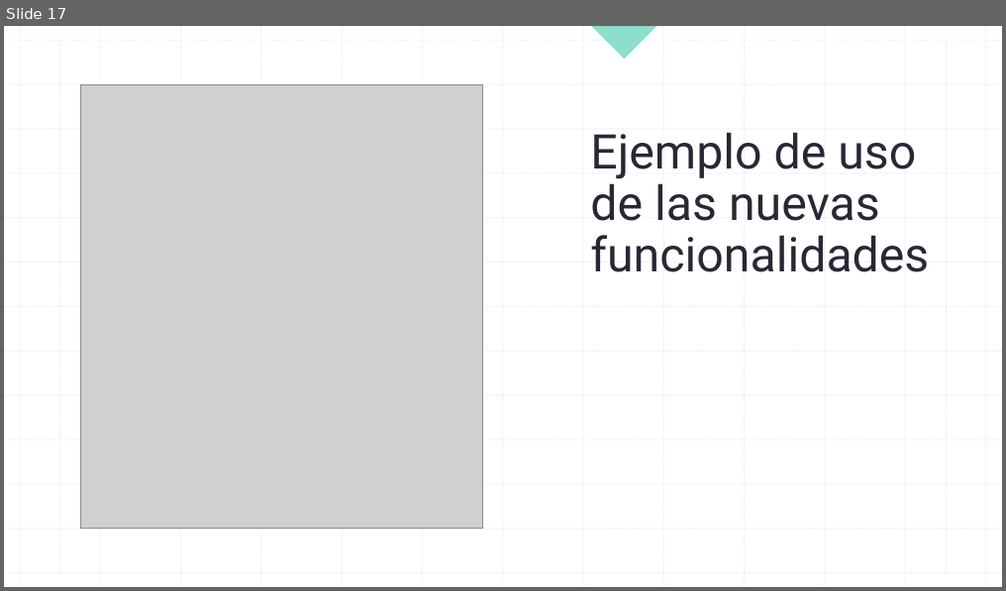
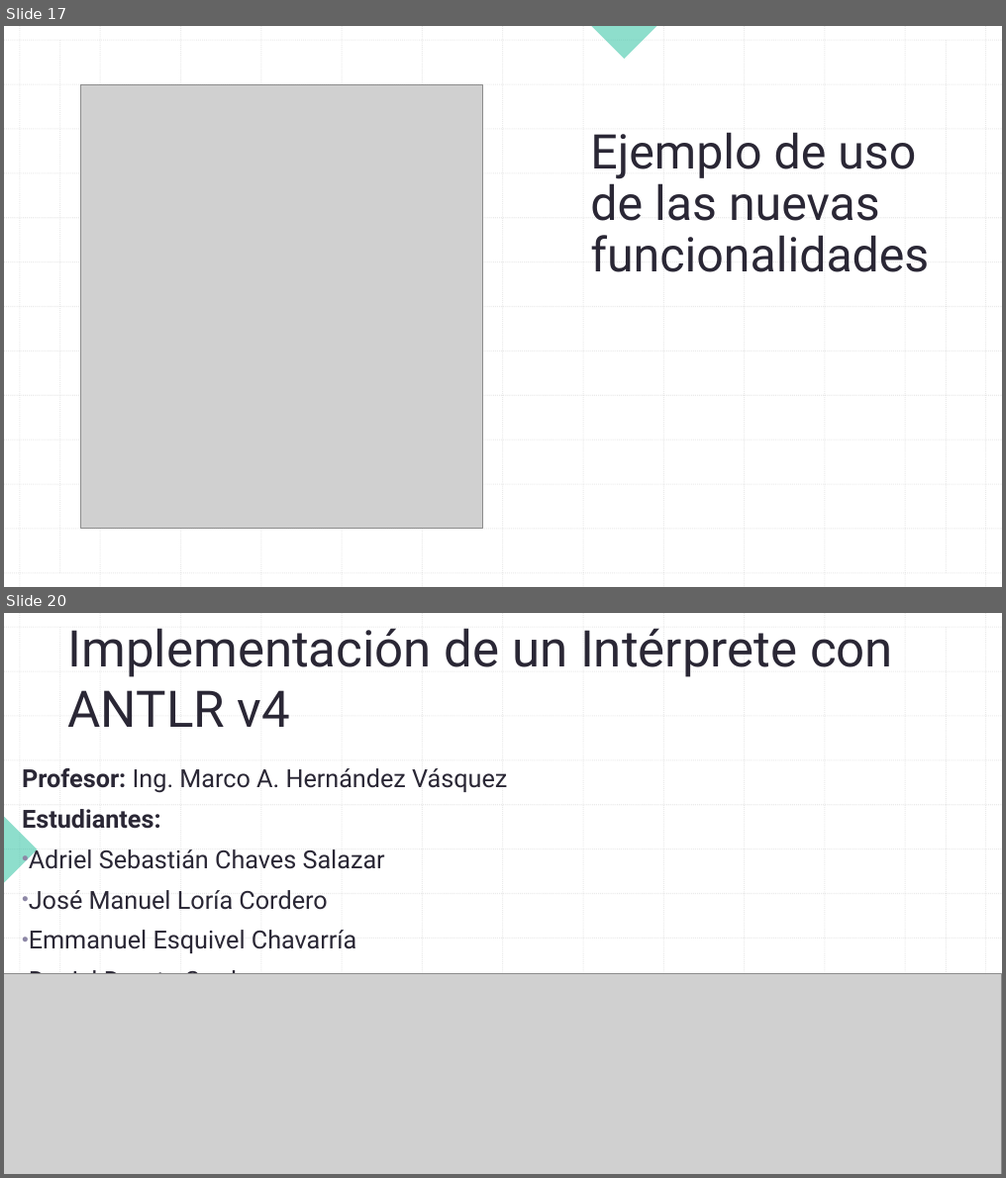
Before and after one commit to Adriel23456/compiladores_e_interpretes_1_2025, a slide deck: InvestigacionInterprete/Presentacion Desarrollada.pptx. Shown one above the other, each under a label of ours: slide 17 before the commit, slides 17 and 20 after it; the slides between them are not shown. The pictures are 1006x591 and 1006x1178 pixels, drawn with LibreOffice and Linux fonts; fonts in the diff are those of the drawing; grey boxes stand for pictures. Boxes give left, top, right and bottom in pixels: in the first picture for what was removed or moved away, otherwise in the second. Text is boxed around its words. In the diff, an @@ line names an element or a change of style, - is before the commit and + after.

```diff
--- a/InvestigacionInterprete/Presentacion Desarrollada.pptx
+++ b/InvestigacionInterprete/Presentacion Desarrollada.pptx
@@ slide 20 added at (x1=4, y1=613, x2=1002, y2=1174), background #FFFFFF; not listed: 26 template elements that a slide beside it also shows @@
@@ line added from (60, 627) to (60, 1160), #BCBCBC 1 pt dashed @@
@@ title added at (x1=68, y1=628, x2=893, y2=727), 48.6 pt, text #2A2735 @@
+Implementación de un Intérprete con ANTLR v4
@@ line added from (946, 627) to (946, 1160), #BCBCBC 1 pt dashed @@
@@ subtitle added at (x1=22, y1=768, x2=507, y2=974), 24 pt, text #2A2735 @@
+Profesor: Ing. Marco A. Hernández Vásquez
+Estudiantes:
+• Adriel Sebastián Chaves Salazar
+• José Manuel Loría Cordero
+• Emmanuel Esquivel Chavarría
+• Daniel Duarte Cordero
@@ right triangle added at (x1=4, y1=817, x2=37, y2=882), fill #1EBE9B at 50% opacity @@
@@ picture added at (x1=4, y1=973, x2=1002, y2=1174) @@
```
Also in this commit, not shown: 1 slide changed, 1 other slide added, 1 other file.
